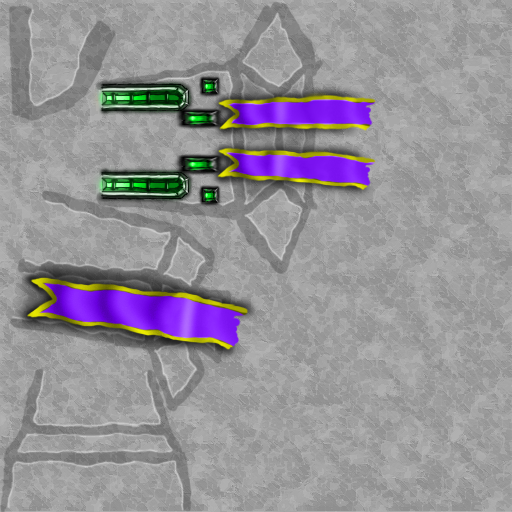
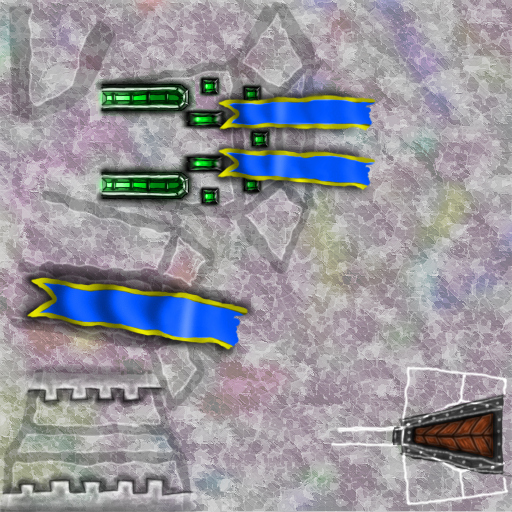
Two versions of the same layered image (512 × 512). Layer-by-layer changes:
added layer "Vrstva 29" (overlay) above "Dvere" over box(330, 365, 509, 507)
added layer "Dvere" above "Vlajky" over box(391, 392, 512, 478)
painted on "Vrstva 24" over box(0, 42, 446, 402)
removed layer "a kopie 9" (was hue) over box(171, 152, 229, 176)
removed layer "c kopie 9" over box(176, 155, 222, 203)
removed layer "e kopie 9" over box(171, 152, 231, 177)
removed layer "a kopie 8" (was hue) over box(171, 106, 229, 130)
removed layer "c kopie 8" over box(176, 109, 222, 157)
removed layer "e kopie 8" over box(171, 106, 231, 131)
added group "Okna-Ostatne" with 4 layers above "Okna-Velke" over box(176, 74, 274, 235)
added layer "Odtien" (1st of 2, in "Okna-Ostatne") (hue) in group "Okna-Ostatne" over box(176, 74, 273, 208)
added layer "Draw" (1st of 2, in "Okna-Ostatne") in group "Okna-Ostatne" over box(181, 77, 270, 235)
added layer "SvetloBase" (1st of 2, in "Okna-Ostatne") in group "Okna-Ostatne" over box(185, 78, 268, 205)
added layer "Tien" (1st of 2, in "Okna-Ostatne") in group "Okna-Ostatne" over box(176, 74, 274, 209)
added group "Okna-Velke" with 5 layers above "Zaklad" over box(87, 71, 204, 211)
renamed "a" to "Odtien", moved it into group "Okna-Velke" over box(92, 75, 197, 207)
renamed "b" to "Glow", moved it into group "Okna-Velke" over box(87, 76, 195, 207)
renamed "c" to "Draw", moved it into group "Okna-Velke" over box(98, 83, 204, 200)
renamed "d" to "SvetloBase", moved it into group "Okna-Velke" over box(95, 81, 193, 202)
renamed "e" to "Tien", moved it into group "Okna-Velke", painted on it over box(90, 71, 203, 211)
added layer "Vrstva 26" (51%) in group "Zaklad" over box(2, 386, 194, 497)
added layer "Vrstva 28" in group "Zaklad" over box(0, 362, 218, 512)
"Vrstva 4": opacity 56% → 25% over box(0, 0, 512, 512)
added layer "Vrstva 8 kopie" (color burn, 24%) in group "Zaklad" over box(0, 0, 512, 512)
…and 10 more changes (10 removed)
